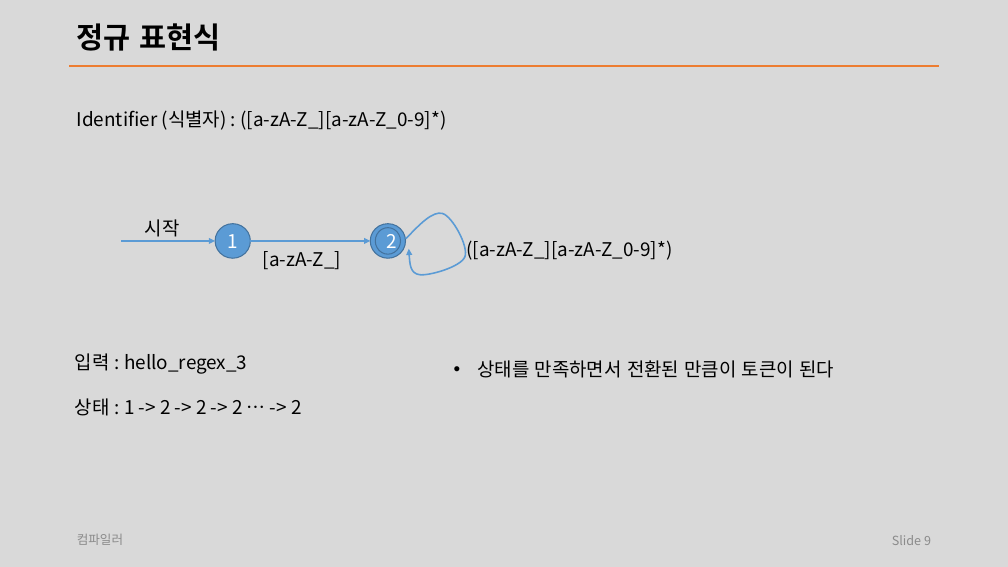
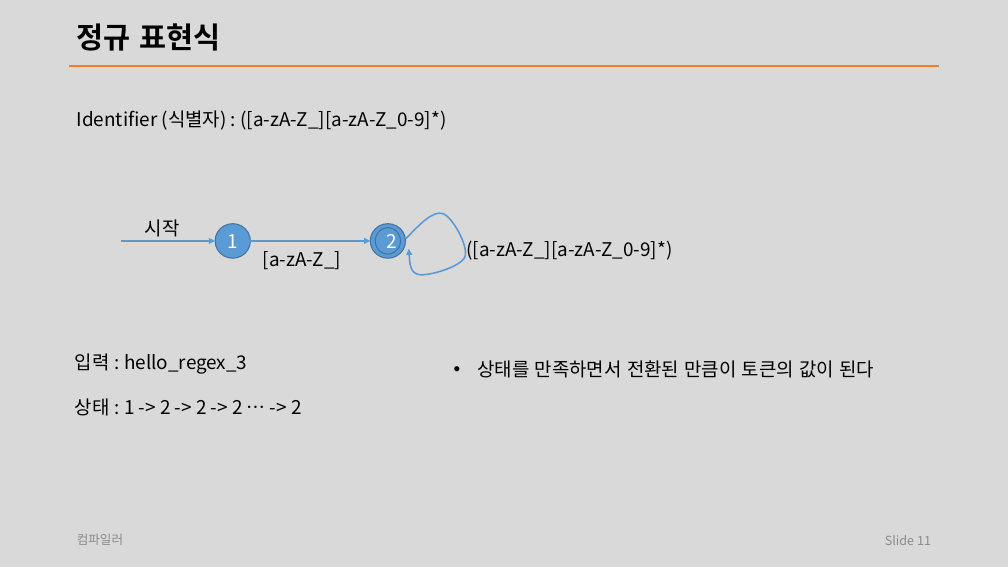
Before and after one commit to laxtools/article, a slide deck: slide 11 of programming/compiler/lecture/note.pptx (slide 9 before the commit). Drawn at 1008x567 pixels with LibreOffice and Linux fonts; fonts in the diff are those of the drawing. Boxes give left, top, right and bottom in pixels: in the first picture for what was removed or moved away, otherwise in the second. Text is boxed around its words. In the diff, an @@ line names an element or a change of style, - is before the commit and + after.

```diff
--- a/programming/compiler/lecture/note.pptx
+++ b/programming/compiler/lecture/note.pptx
@@ text at [477,360,874,378]: text changed @@
-• 상태를 만족하면서 전환된 만큼이 토큰이 된다
+• 상태를 만족하면서 전환된 만큼이 토큰의 값이 된다
@@ page number at [885,535,931,545]: text changed @@
-Slide 9
+Slide 11
```
Also in this commit, not shown: 4 other slides changed, 3 slides added, 8 other files.
